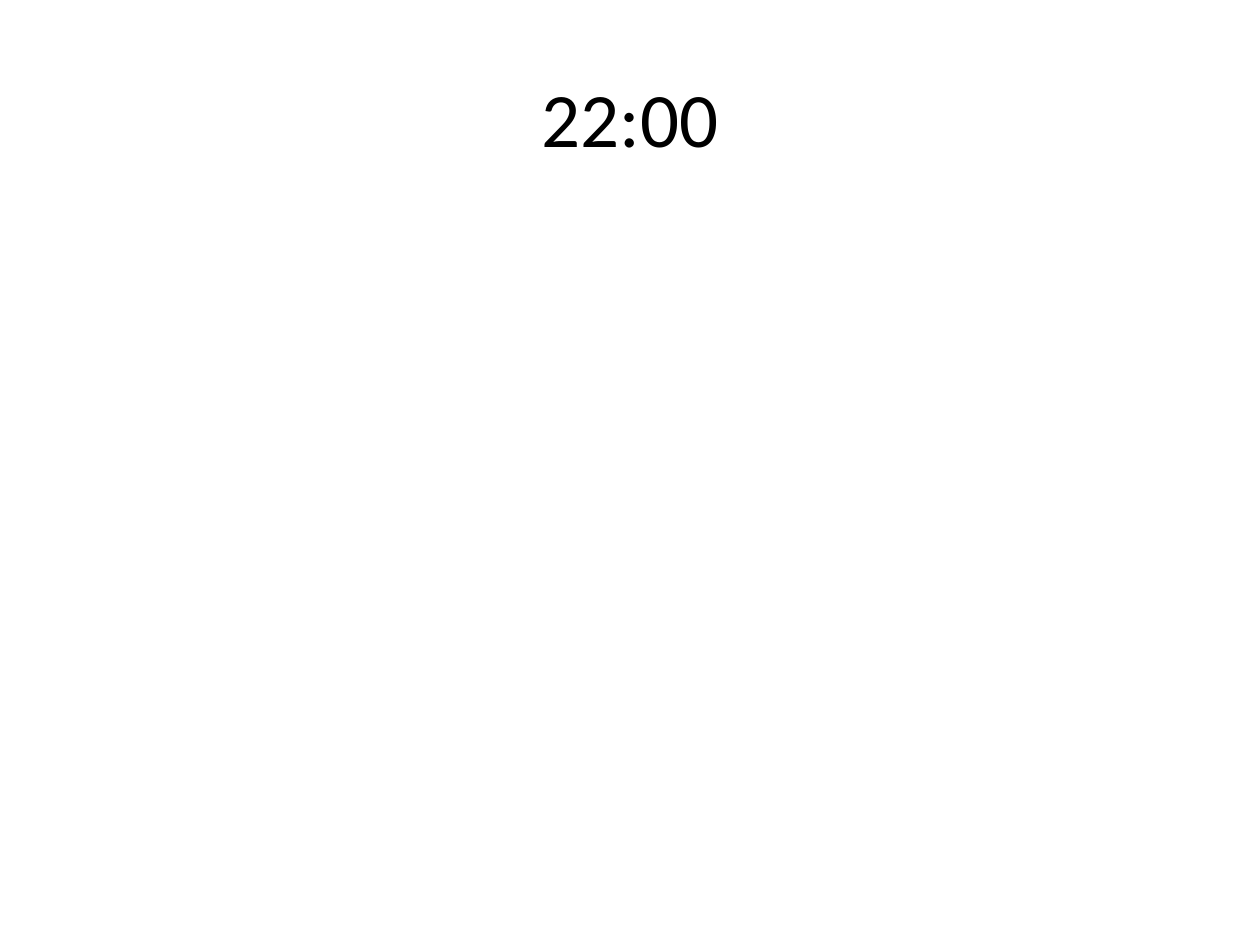
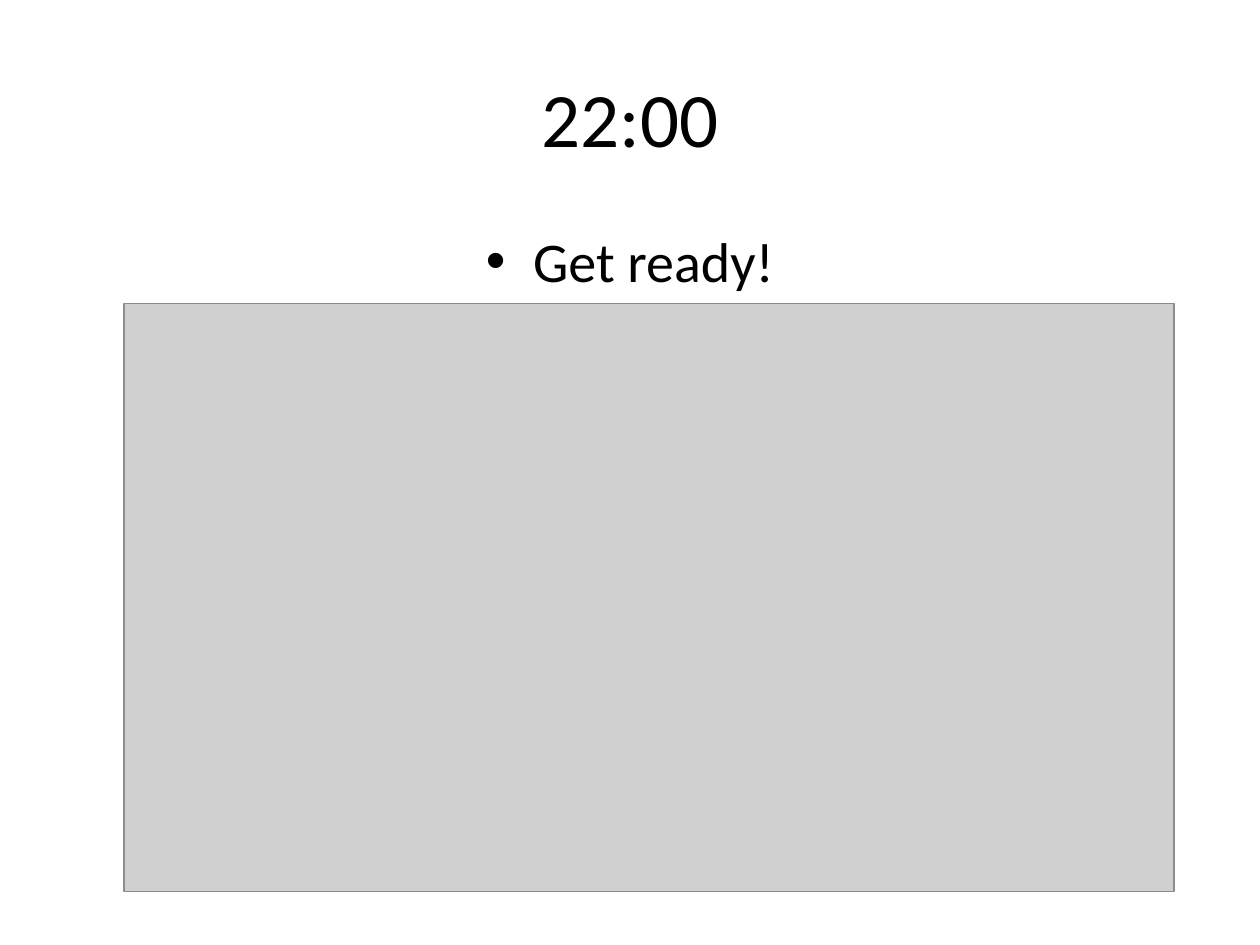
Before and after one commit to Isantipov/HotScroll, a slide deck: slide 3 of Presentation.pptx. Drawn at 1260x945 pixels with LibreOffice and Linux fonts; fonts in the diff are those of the drawing; grey boxes stand for pictures. Boxes give left, top, right and bottom in pixels: in the first picture for what was removed or moved away, otherwise in the second. Text is boxed around its words. In the diff, an @@ line names an element or a change of style, - is before the commit and + after.

Commit message:
Add demo pic to th presentation

```diff
--- a/Presentation.pptx
+++ b/Presentation.pptx
@@ text added at bbox=[533, 243, 773, 291], 32 pt, text #000000 @@
+• Get ready!
@@ picture added at bbox=[123, 304, 1173, 892] @@
```
